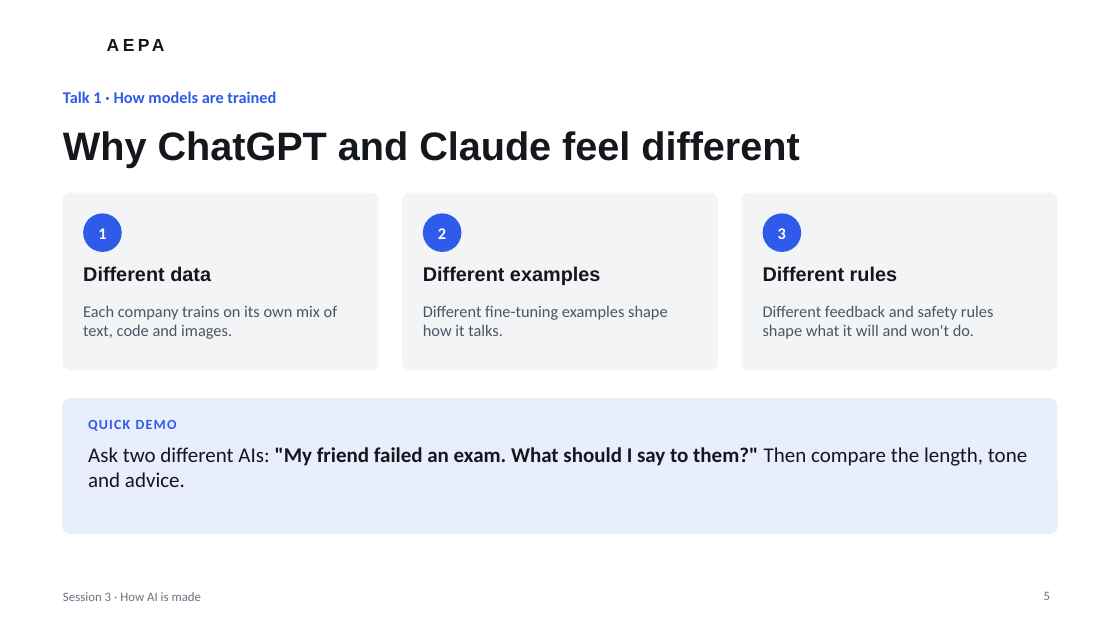
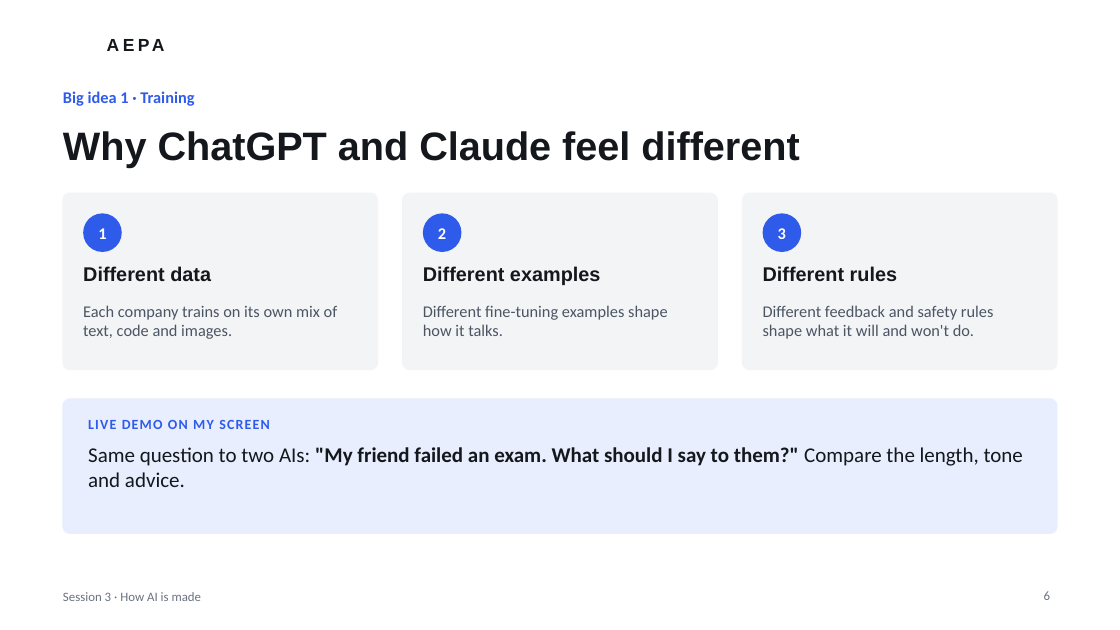
Before and after one commit to JTSG-cons/aepa-sessions, a slide deck: slide 6 of session-3/AEPA-Session-3.pptx (slide 5 before the commit). Drawn at 1120x630 pixels with LibreOffice and Linux fonts; fonts in the diff are those of the drawing; background and template pictures are left out. Boxes give left, top, right and bottom in pixels: in the first picture for what was removed or moved away, otherwise in the second. Text is boxed around its words. In the diff, an @@ line names an element or a change of style, - is before the commit and + after.

```diff
--- a/session-3/AEPA-Session-3.pptx
+++ b/session-3/AEPA-Session-3.pptx
@@ text at (63,91,194,106): text changed @@
-Talk 1 · How models are trained
+Big idea 1 · Training
@@ text at (88,447,1023,487): text changed @@
-Ask two different AIs: "My friend failed an exam. What should I say to them?" Then compare the length, tone and advice.
+Same question to two AIs: "My friend failed an exam. What should I say to them?" Compare the length, tone and advice.
@@ text at (88,420,269,429): text changed @@
-QUICK DEMO
+LIVE DEMO ON MY SCREEN
@@ page number at (1044,591,1050,600): text changed @@
-5
+6
```
Also in this commit, not shown: 11 other slides changed, 4 slides added, 5 slides removed, 2 other files.
